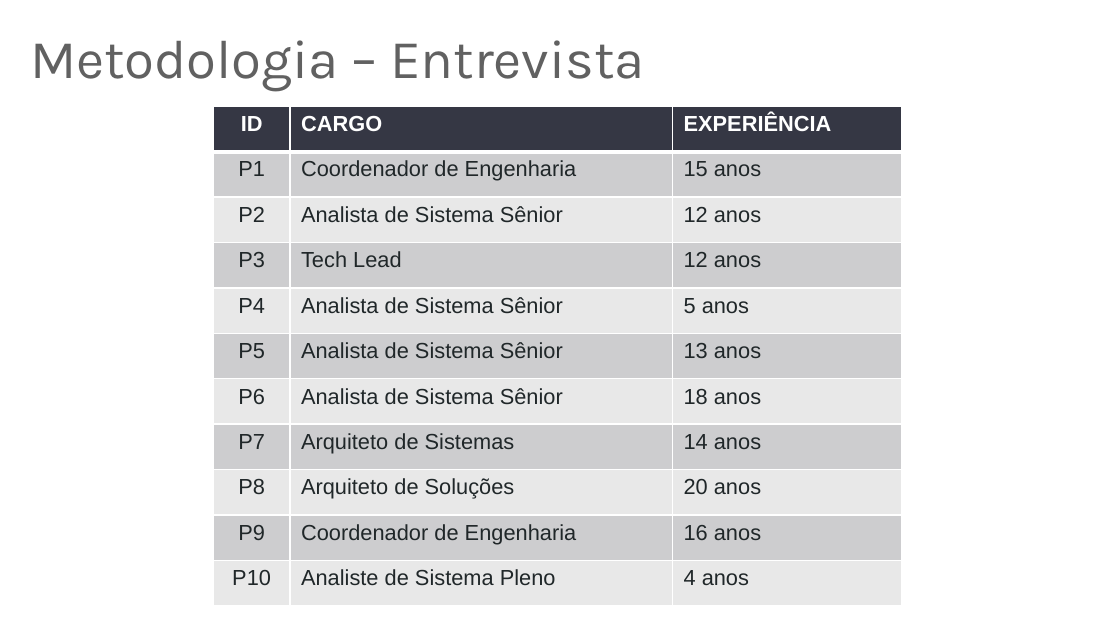
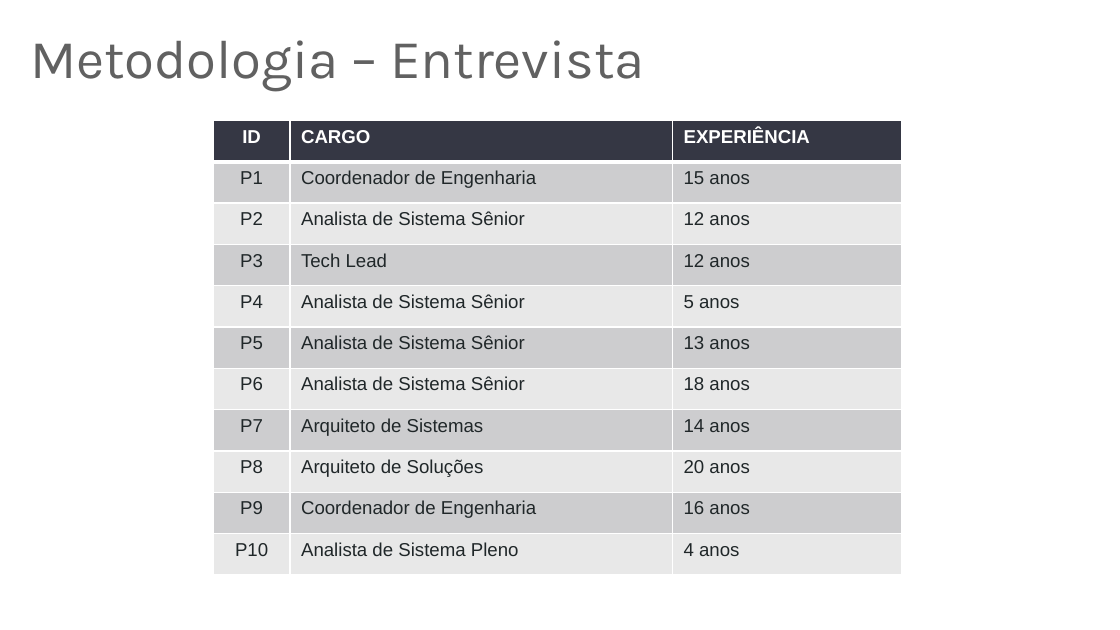
Before and after one commit to rafaelcruz-net/pattern-matching, a slide deck: slide 32 of Apresentacao_Defesa.pptx (slide 31 before the commit). Drawn at 1120x630 pixels with LibreOffice and Linux fonts; fonts in the diff are those of the drawing. Boxes give left, top, right and bottom in pixels: in the first picture for what was removed or moved away, otherwise in the second. Text is boxed around its words. In the diff, an @@ line names an element or a change of style, - is before the commit and + after.

```diff
--- a/Apresentacao_Defesa.pptx
+++ b/Apresentacao_Defesa.pptx
@@ table at [214,121,903,576] @@
-row 11, column 2: Analiste de Sistema Pleno
+row 11, column 2: Analista de Sistema Pleno
@@ size 14 to 12 pt @@
@@ table: place and size @@
-table at [214,106,903,606]
+table at [214,121,903,576]
```
Also in this commit, not shown: 22 other slides changed, 1 slide added, 2 other files.
